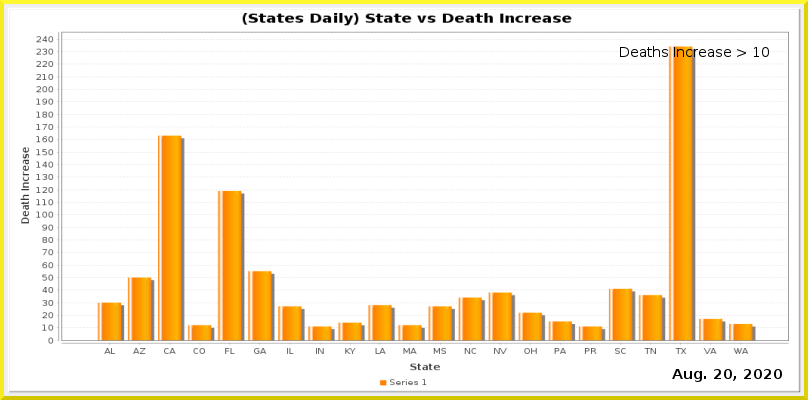
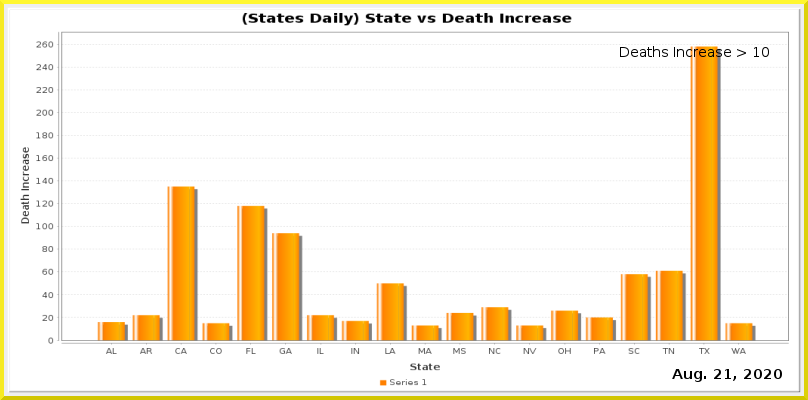
Two versions of the same layered image (808x400). Layer-by-layer changes:
painted on "Current Date" over [724, 369, 732, 379]
painted on "Date_vs_TestIncrease.png" over [36, 36, 789, 354]
